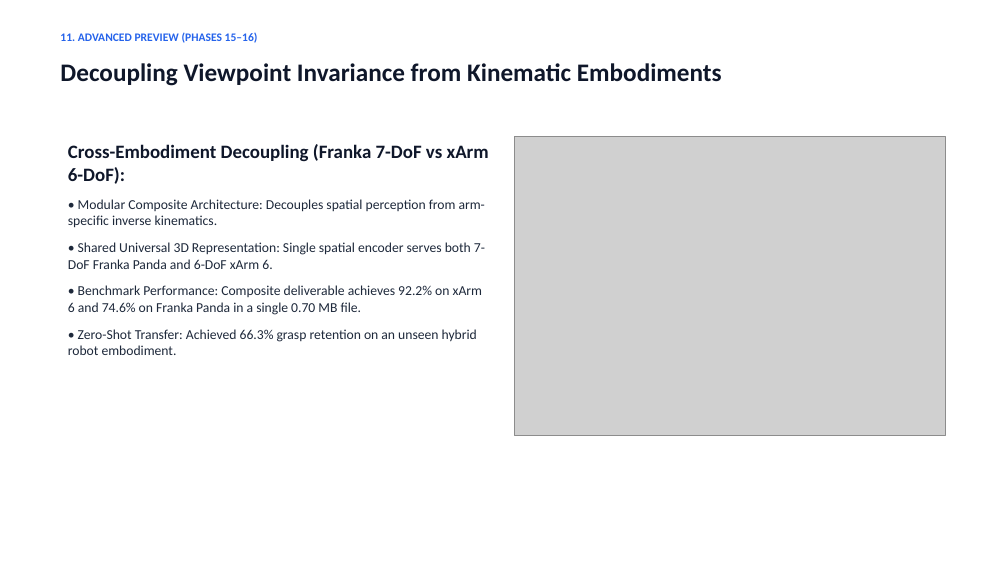
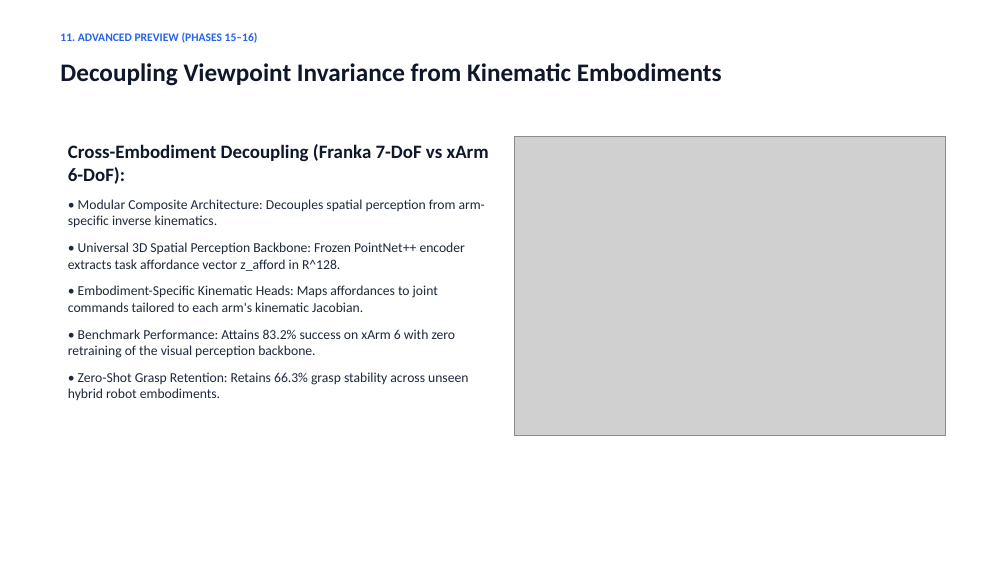
Before and after one commit to Durgesh-Shelke/Multi-viewpoint_Generalization, a slide deck: slide 12 of BTP_Final_Defense_Presentation.pptx. Drawn at 1008x567 pixels with LibreOffice and Linux fonts; fonts in the diff are those of the drawing; grey boxes stand for pictures. Boxes give left, top, right and bottom in pixels: in the first picture for what was removed or moved away, otherwise in the second. Text is boxed around its words. In the diff, an @@ line names an element or a change of style, - is before the commit and + after.

Commit message:
feat: finalize BTP defense deliverables - humanized IEEE report, synchronized 14-slide defense deck, and plagiarism verification suite

```diff
--- a/BTP_Final_Defense_Presentation.pptx
+++ b/BTP_Final_Defense_Presentation.pptx
@@ text at [68,242,468,400]: text changed @@
-• Shared Universal 3D Representation: Single spatial encoder serves both 7-DoF Franka Panda and 6-DoF xArm 6.
-• Benchmark Performance: Composite deliverable achieves 92.2% on xArm 6 and 74.6% on Franka Panda in a single 0.70 MB file.
-• Zero-Shot Transfer: Achieved 66.3% grasp retention on an unseen hybrid robot embodiment.
+• Universal 3D Spatial Perception Backbone: Frozen PointNet++ encoder extracts task affordance vector z_afford in R^128.
+• Embodiment-Specific Kinematic Heads: Maps affordances to joint commands tailored to each arm's kinematic Jacobian.
+• Benchmark Performance: Attains 83.2% success on xArm 6 with zero retraining of the visual perception backbone.
+• Zero-Shot Grasp Retention: Retains 66.3% grasp stability across unseen hybrid robot embodiments.
```
Also in this commit, not shown: 13 other slides changed, 6 other files.
